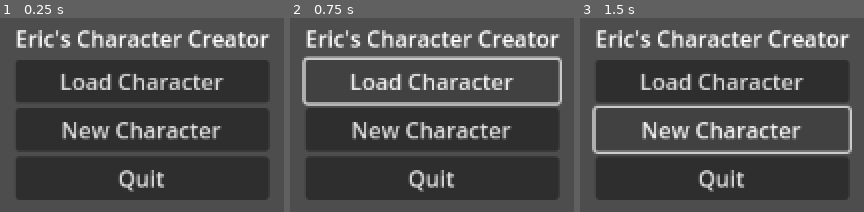
Above: before the commit, frames 1-3 (left to right).
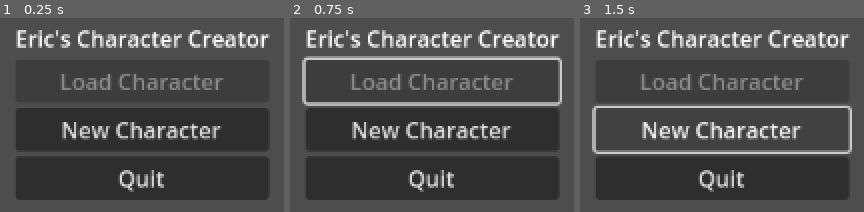
Above: after the commit, the same moments.

Repository: eodomo/Eric-s-Character-Creator
Game: Godot game, scene res://Scenes/main_menu.tscn
The game is run twice, just before and just after one commit, with the same random seed, the same clock (stepped at 60 frames per second) and the same inputs.
Inputs (mouse positions are in pixels of both pictures, inside the frame that each line leads up to):
- Up to frame 1 (0.25 s): no input
- Up to frame 2 (0.75 s): click (432, 82) at 0.5 s, where only the run before the commit has a clickable "Load Character"
- Up to frame 3 (1.5 s): click "New Character" at 1.25 s

The runs differ from the first frame. In frame 1, 1.6% of the frame differs, in the area x 21-79%, y 28-38%; in frame 2, 2.1%; in frame 3, 1.6%.

Commit message:
load character popup autoscale

Diff:
--- a/Scenes/main_menu.tscn
+++ b/Scenes/main_menu.tscn
@@ -10,6 +10,27 @@
 grow_horizontal = 2
 grow_vertical = 2
 script = ExtResource("1_be0jy")
+
+[node name="LoadCharacterWindow" type="Window" parent="."]
+title = "Load Character"
+initial_position = 1
+size = Vector2i(10, 400)
+visible = false
+always_on_top = true
+
+[node name="LoadCharacterScrollContainer" type="ScrollContainer" parent="LoadCharacterWindow"]
+anchors_preset = 15
+anchor_right = 1.0
+anchor_bottom = 1.0
+grow_horizontal = 2
+grow_vertical = 2
+metadata/_edit_use_anchors_ = true
+
+[node name="VBoxContainer" type="VBoxContainer" parent="LoadCharacterWindow/LoadCharacterScrollContainer"]
+layout_mode = 2
+size_flags_horizontal = 8
+size_flags_vertical = 4
+alignment = 1
 
 [node name="AspectRatioContainer" type="AspectRatioContainer" parent="."]
 layout_mode = 1
@@ -31,33 +52,18 @@
 text = "Eric's Character Creator"
 horizontal_alignment = 1
 
-[node name="Load Character" type="Button" parent="AspectRatioContainer/CenterContainer/VBoxContainer"]
+[node name="LoadCharacterButton" type="Button" parent="AspectRatioContainer/CenterContainer/VBoxContainer"]
+unique_name_in_owner = true
 layout_mode = 2
 text = "Load Character"
 
-[node name="New Character Button" type="Button" parent="AspectRatioContainer/CenterContainer/VBoxContainer"]
+[node name="NewCharacterButton" type="Button" parent="AspectRatioContainer/CenterContainer/VBoxContainer"]
 layout_mode = 2
 text = "New Character"
 
-[node name="Quit Button" type="Button" parent="AspectRatioContainer/CenterContainer/VBoxContainer"]
+[node name="QuitButton" type="Button" parent="AspectRatioContainer/CenterContainer/VBoxContainer"]
 layout_mode = 2
 text = "Quit"
 
-[node name="PopupPanel" type="PopupPanel" parent="AspectRatioContainer"]
-initial_position = 2
-size = Vector2i(191, 136)
-
-[node name="LoadCharacter ScrollContainer" type="ScrollContainer" parent="AspectRatioContainer/PopupPanel"]
-offset_left = 4.0
-offset_top = 4.0
-offset_right = 187.0
-offset_bottom = 132.0
-
-[node name="VBoxContainer" type="VBoxContainer" parent="AspectRatioContainer/PopupPanel/LoadCharacter ScrollContainer"]
-layout_mode = 2
-
-[node name="Button" type="Button" parent="AspectRatioContainer/PopupPanel/LoadCharacter ScrollContainer/VBoxContainer"]
-layout_mode = 2
-text = "Character 1"
-
-[connection signal="button_up" from="AspectRatioContainer/CenterContainer/VBoxContainer/Quit Button" to="." method="_on_quit_button_button_up"]
+[connection signal="pressed" from="AspectRatioContainer/CenterContainer/VBoxContainer/LoadCharacterButton" to="." method="_on_load_character_button_pressed"]
+[connection signal="pressed" from="AspectRatioContainer/CenterContainer/VBoxContainer/QuitButton" to="." method="_on_quit_button_pressed"]
--- a/Scripts/main_menu.gd
+++ b/Scripts/main_menu.gd
@@ -1,5 +1,38 @@
 extends Control
 
+@onready var load_panel: Window = $LoadCharacterWindow
+@onready var load_character_button: Button = %LoadCharacterButton
 
-func _on_quit_button_button_up() -> void:
+func _on_quit_button_pressed() -> void:
 	get_tree().quit()
+
+func _on_load_character_button_pressed() -> void:
+	set_load_character_window_size()
+	load_panel.popup()
+
+func _process(_delta: float) -> void:
+	if Input.is_action_just_pressed("ui_cancel"):
+		load_panel.hide()
+
+func set_load_character_window_size() -> void:
+	var largest_button_size: int = 0
+	for button: Control in load_panel.get_node("LoadCharacterScrollContainer/VBoxContainer").get_children():
+		largest_button_size = max(largest_button_size, button.size.x)
+	load_panel.size.x = largest_button_size + 10
+
+func list_characters_directory() -> PackedStringArray:
+	var character_list: PackedStringArray = PackedStringArray([])
+	var dir: DirAccess = DirAccess.open("user://characters")
+	if dir:
+		character_list = dir.get_files()
+	return character_list
+
+func _ready() -> void:
+	var character_list: PackedStringArray = list_characters_directory()
+	if character_list.size() == 0:
+		load_character_button.set_disabled(true)
+	else:
+		for character in character_list:
+			var button: Button = Button.new()
+			button.text = character
+			load_panel.get_node("LoadCharacterScrollContainer/VBoxContainer").add_child(button)
